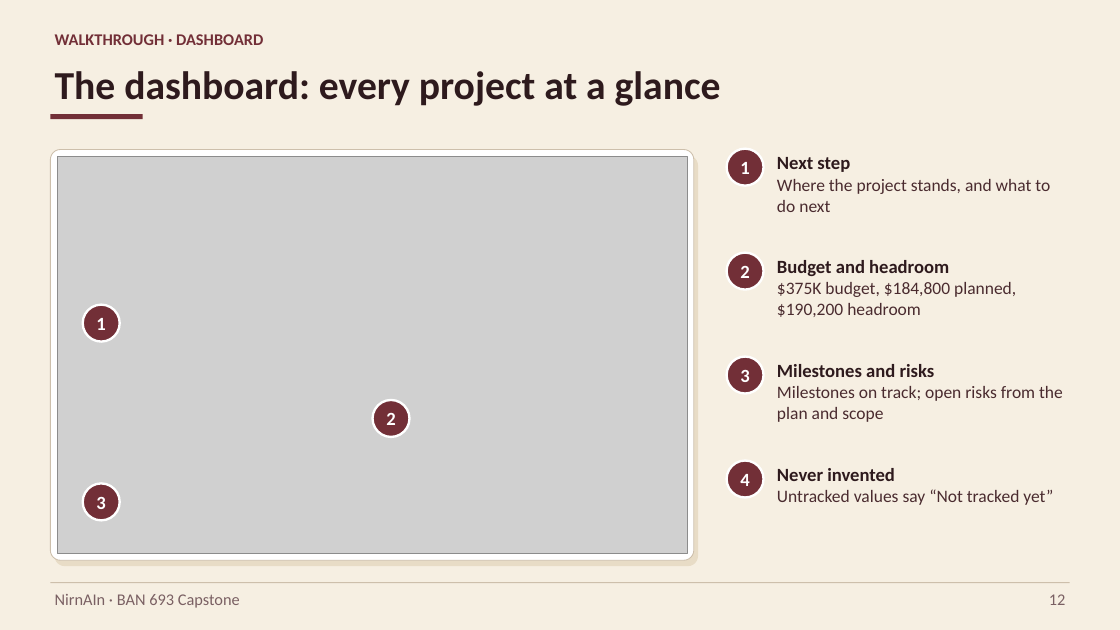
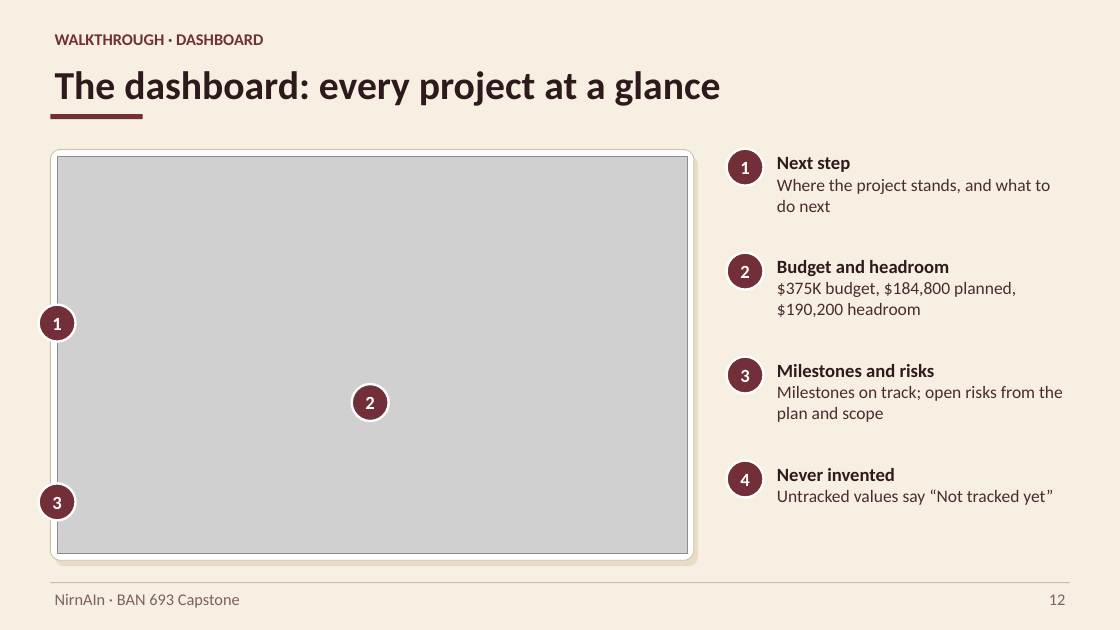
Before and after one commit to Dogiparthi-Sharada/NirnAIn, a slide deck: slide 12 of docs/project/NirnAIn_Capstone_Presentation.pptx. Drawn at 1120x630 pixels with LibreOffice and Linux fonts; fonts in the diff are those of the drawing; grey boxes stand for pictures. Boxes give left, top, right and bottom in pixels: in the first picture for what was removed or moved away, otherwise in the second. Text is boxed around its words. In the diff, an @@ line names an element or a change of style, - is before the commit and + after.

```diff
--- a/docs/project/NirnAIn_Capstone_Presentation.pptx
+++ b/docs/project/NirnAIn_Capstone_Presentation.pptx
@@ ellipse "1": place and size @@
-ellipse "1" at <box>82,305,119,342</box>
+ellipse "1" at <box>39,305,76,342</box>
@@ ellipse "2": place and size @@
-ellipse "2" at <box>372,400,409,437</box>
+ellipse "2" at <box>352,384,389,421</box>
@@ ellipse "3": place and size @@
-ellipse "3" at <box>82,483,119,520</box>
+ellipse "3" at <box>39,483,76,520</box>
```
Also in this commit, not shown: 4 other slides changed, 1 other file.
